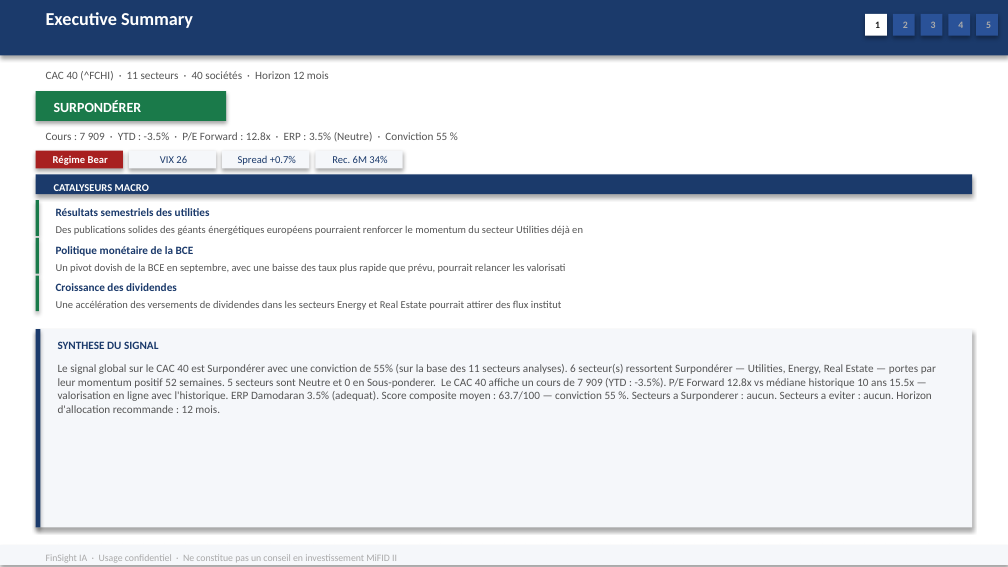
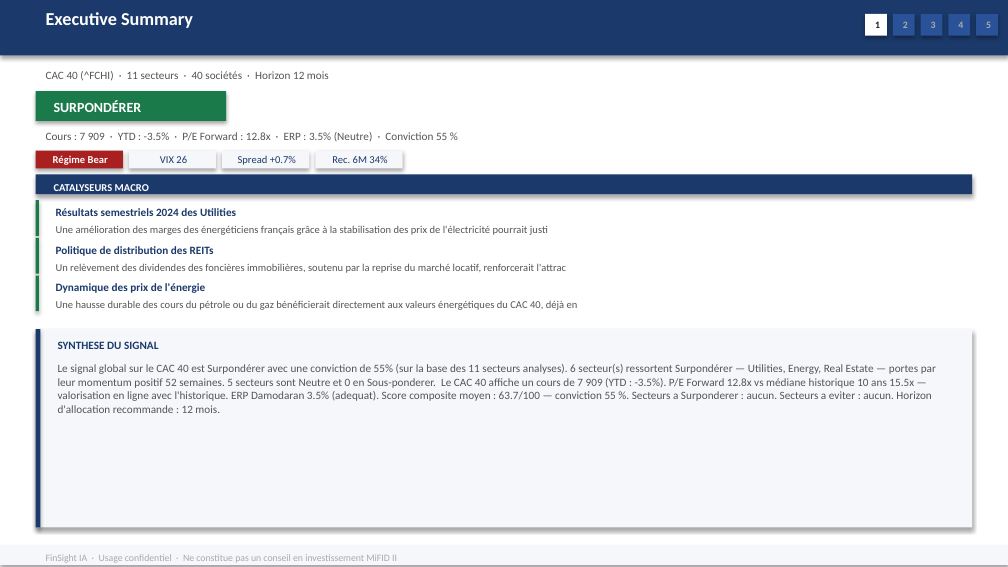
Before and after one commit to baptistejeh07-art/finsight-ia, a slide deck: slide 2 of preview/indice_CAC_40/indice_CAC_40.pptx. Drawn at 1008x567 pixels with LibreOffice and Linux fonts; fonts in the diff are those of the drawing. Boxes give left, top, right and bottom in pixels: in the first picture for what was removed or moved away, otherwise in the second. Text is boxed around its words. In the diff, an @@ line names an element or a change of style, - is before the commit and + after.

```diff
--- a/preview/indice_CAC_40/indice_CAC_40.pptx
+++ b/preview/indice_CAC_40/indice_CAC_40.pptx
@@ text at (x1=56, y1=208, x2=236, y2=216): text changed @@
-Résultats semestriels des utilities
+Résultats semestriels 2024 des Utilities
@@ text at (x1=56, y1=225, x2=548, y2=235): text changed @@
-Des publications solides des géants énergétiques européens pourraient renforcer le momentum du secteur Utilities déjà en
+Une amélioration des marges des énergéticiens français grâce à la stabilisation des prix de l'électricité pourrait justi
@@ text at (x1=56, y1=246, x2=214, y2=256): text changed @@
-Politique monétaire de la BCE
+Politique de distribution des REITs
@@ text at (x1=56, y1=263, x2=566, y2=273): text changed @@
-Un pivot dovish de la BCE en septembre, avec une baisse des taux plus rapide que prévu, pourrait relancer les valorisati
+Un relèvement des dividendes des foncières immobilières, soutenu par la reprise du marché locatif, renforcerait l'attrac
@@ text at (x1=56, y1=283, x2=205, y2=293): text changed @@
-Croissance des dividendes
+Dynamique des prix de l'énergie
@@ text at (x1=56, y1=300, x2=578, y2=310): text changed @@
-Une accélération des versements de dividendes dans les secteurs Energy et Real Estate pourrait attirer des flux institut
+Une hausse durable des cours du pétrole ou du gaz bénéficierait directement aux valeurs énergétiques du CAC 40, déjà en
```
Also in this commit, not shown: 2 other slides changed, 1 other file.
